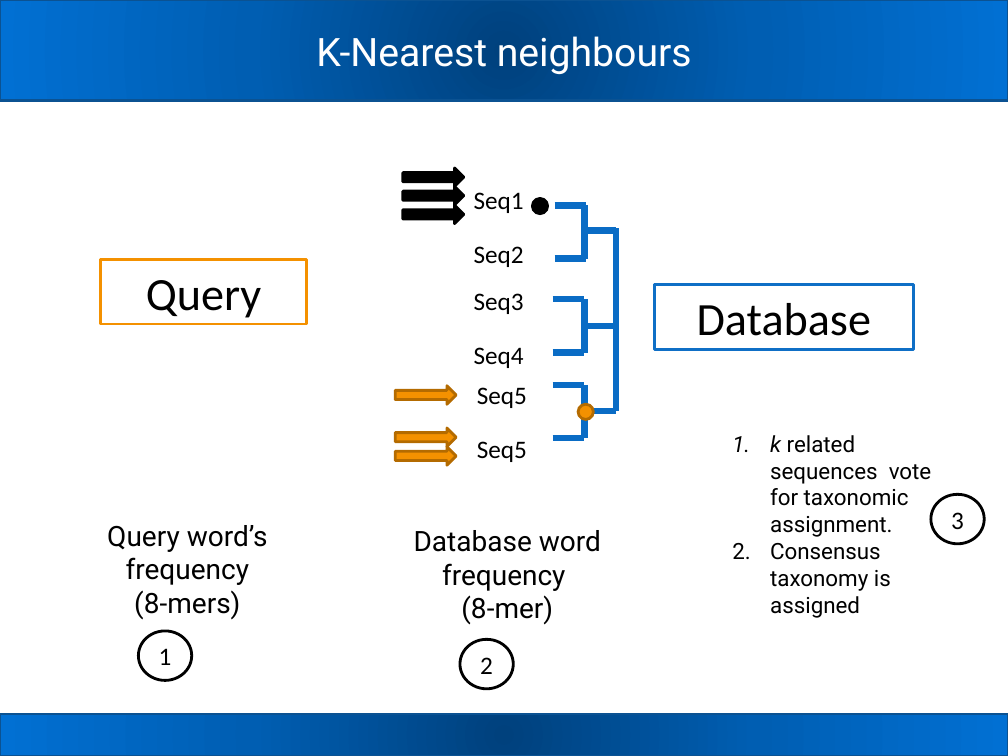
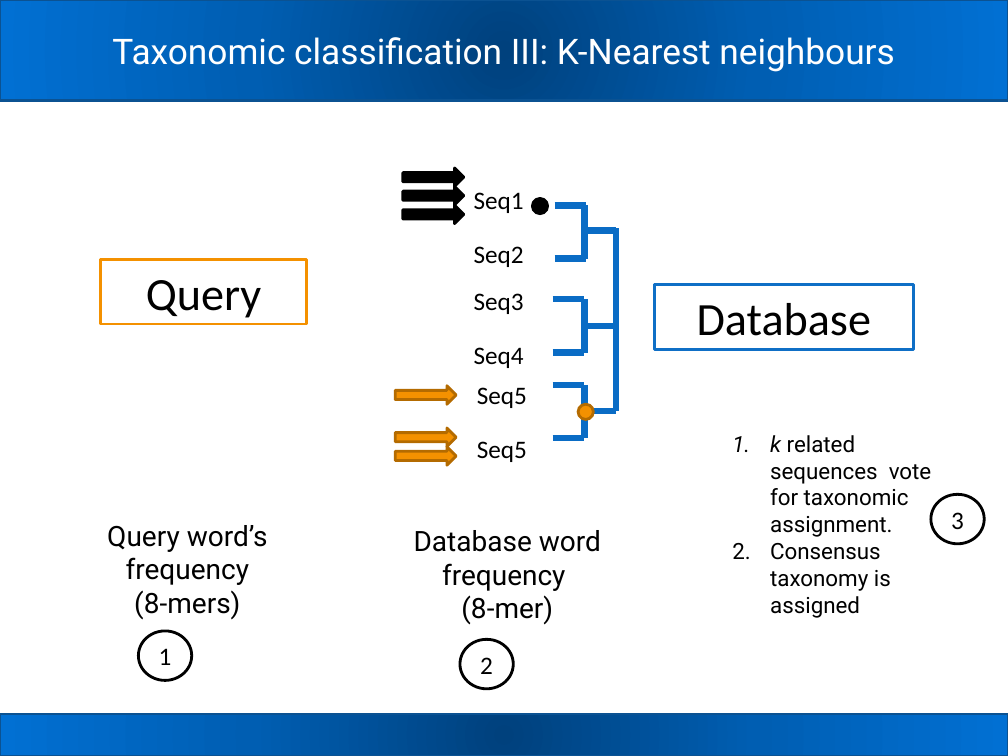
Before and after one commit to carden24/2018_Taller_Genomica_ambiental, a slide deck: slide 10 of W2_16S_analysis.pptx. Drawn at 1008x756 pixels with LibreOffice and Linux fonts; fonts in the diff are those of the drawing. Boxes give left, top, right and bottom in pixels: in the first picture for what was removed or moved away, otherwise in the second. Text is boxed around its words. In the diff, an @@ line names an element or a change of style, - is before the commit and + after.

```diff
--- a/W2_16S_analysis.pptx
+++ b/W2_16S_analysis.pptx
@@ title at box(112, 37, 894, 72): text changed; size 28 to 25.2 pt @@
-K-Nearest neighbours
+Taxonomic classification III: K-Nearest neighbours
```
Also in this commit, not shown: 7 other slides changed, 5 slides added, 18 other files.
